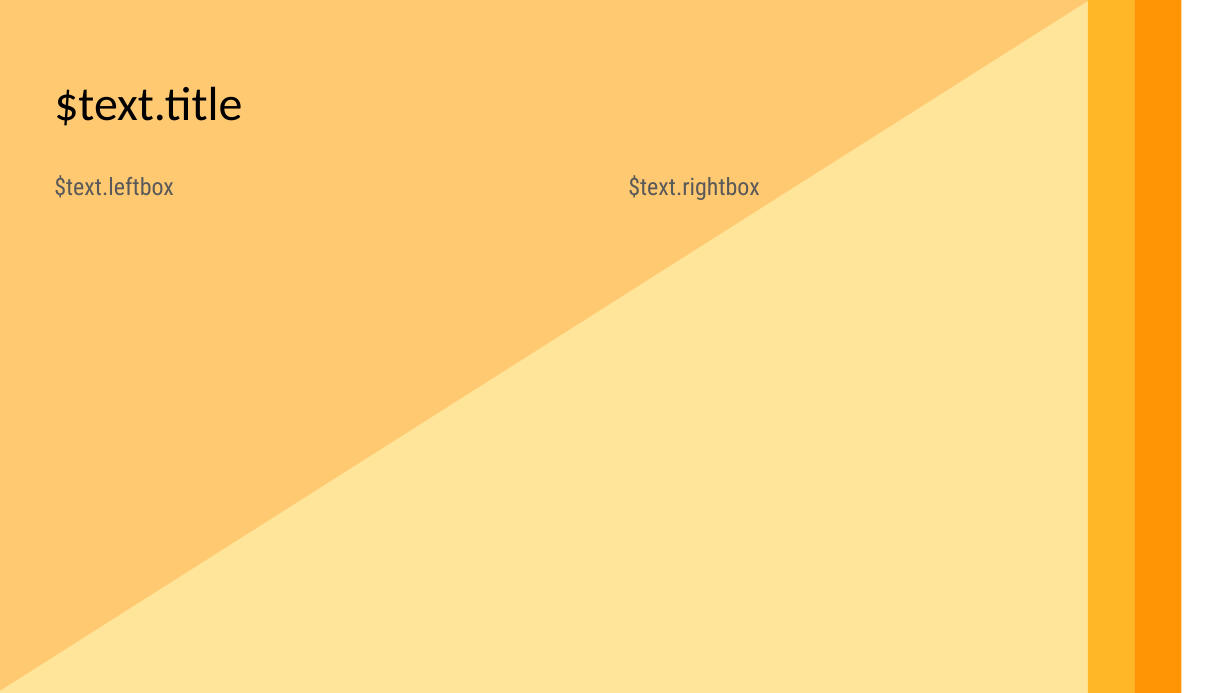
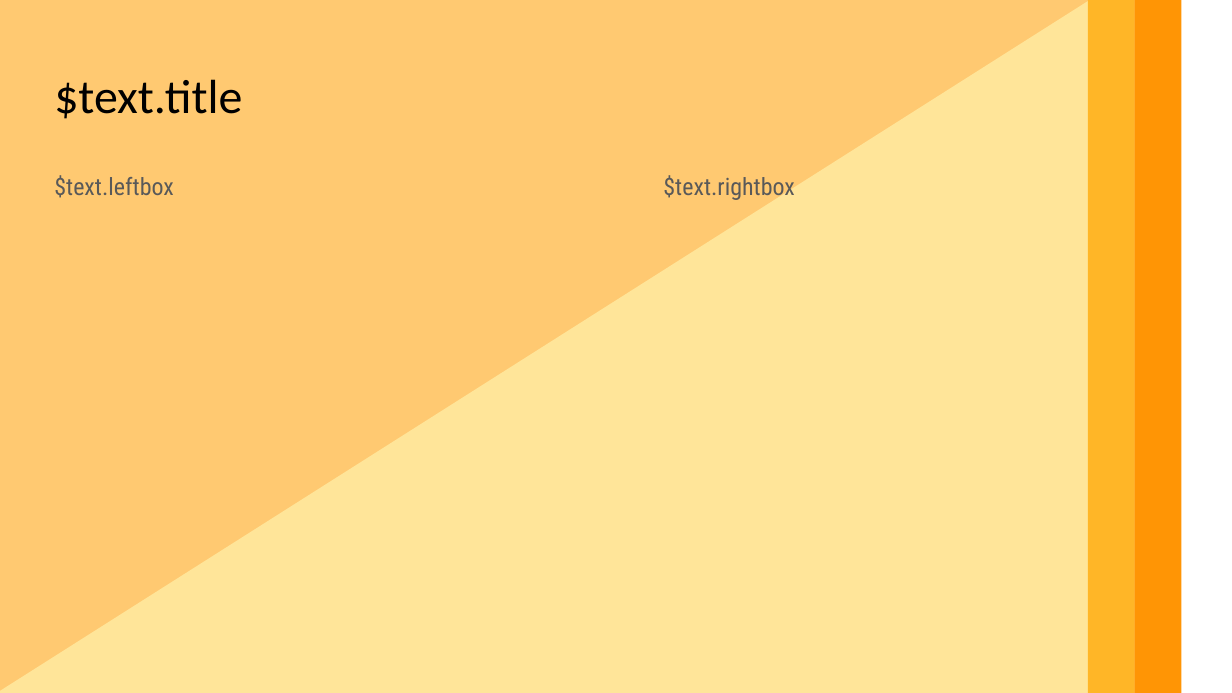
Before and after one commit to jeremyvet/ai-slides, a slide deck: slide 3 of themes/mellow_yellow.pptx. Drawn at 1232x693 pixels with LibreOffice and Linux fonts; fonts in the diff are those of the drawing. Boxes give left, top, right and bottom in pixels: in the first picture for what was removed or moved away, otherwise in the second. Text is boxed around its words. In the diff, an @@ line names an element or a change of style, - is before the commit and + after.

Commit message:
update mellow_yellow to shrink text on overflow

```diff
--- a/themes/mellow_yellow.pptx
+++ b/themes/mellow_yellow.pptx
@@ text "$text.title" at [54,79,242,119]: line spacing 1 to 0.9 @@
@@ text "$text.rightbox": place and size @@
-text "$text.rightbox" at [628,175,760,200]
+text "$text.rightbox" at [663,175,795,200]
```
Also in this commit, not shown: 6 other slides changed.
